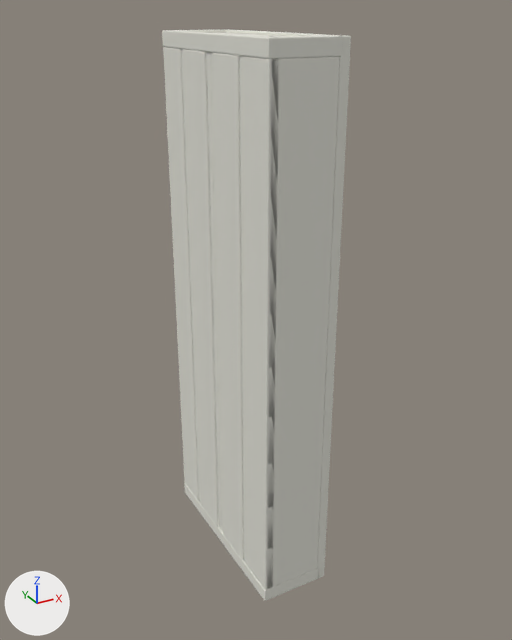
Two versions of the FBX model public/assets/fbx/ODF.FBX, one commit apart.
Both versions are drawn from a 50 mm camera at (-1.27, -2.38, 1.18) aimed at (0.03, -0.02, 0.0). Lighting does not change. The marker at lower left points along +X, +Y and +Z. Where no turn or scale is listed for an object, it has been applied to the vertices. Vertices at the same position are counted once.

Names of what the first picture shows: 'ODF机架0.3*0.84*2.2'.
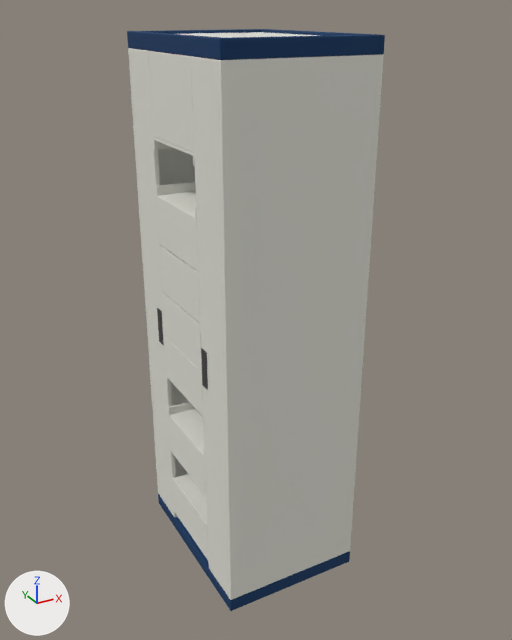
What differs and where, as boxes [x1, y1, x2, y2] in the pictures (512 x 640 px; the box of a moved part takes in the faces that stretch with it):
'ODF机架0.3*0.84*2.2', reshaped (36% wider)
    before: [162, 29, 351, 601]
    after: [127, 29, 385, 611]
part 1 of me_mesh, added
    after: [181, 32, 320, 38]
part 2 of me_mesh, moved or reshaped
    before: [162, 30, 278, 59]
    after: [127, 31, 228, 60]
part 3 of me_mesh, moved or reshaped
    before: [274, 56, 339, 586]
    after: [218, 54, 384, 600]
part 4 of me_mesh, moved or reshaped
    before: [211, 52, 281, 589]
    after: [227, 35, 382, 60]
part 5 of me_mesh, moved or reshaped (not visible before)
    after: [130, 48, 177, 517]
part 6 of me_mesh, moved or reshaped (not visible before)
    after: [148, 51, 194, 153]
part 7 of me_mesh, added
    after: [157, 308, 164, 345]
part 8 of me_mesh, added
    after: [201, 348, 208, 389]
part 9 of me_mesh, added
    after: [191, 56, 229, 597]
part 10 of me_mesh, moved or reshaped
    before: [184, 483, 270, 601]
    after: [158, 494, 236, 611]
part 11 of me_mesh, moved or reshaped
    before: [181, 49, 222, 530]
    after: [236, 552, 348, 609]
part 12 of me_mesh, added
    after: [140, 29, 262, 34]
part 13 of me_mesh, added (blue)
    after: [262, 29, 385, 54]
part 14 of me_mesh, added
    after: [128, 48, 195, 495]
part 15 of me_mesh, deleted
    before: [163, 29, 351, 599]
part 16 of me_mesh, added
    after: [153, 137, 208, 560]

The change, as a list of edits to the scene's bpy script:
```text
Change me_mesh:
    remove me_mesh.from_pydata(...)  # 2176 vertices, 4200 faces; spans x -0.15..0.15, y -0.42..0.42, z -1.1..1.1
    add me_mesh.from_pydata(...)  # 3968 vertices, 7760 faces; spans x -0.3..0.3, y -0.4..0.4, z -1.1..1.1
    me_mesh part 1: a new loose piece, a box spanning x -0.27..0.2764, y -0.3753..0.3795, z 1.0785..1.0885, in mat_material__545 (white #e5e4da)
    me_mesh part 2: the loose piece of 168 vertices spanning x -0.15..-0.11, y -0.42..0.42, z 1.04..1.1 is scaled about its middle by (0.717, 0.952, 1), then moved by (-0.15, 0.0, 0.0), in mat_14___default (dark blue #003562)
    me_mesh part 3: the loose piece of 168 vertices spanning x -0.11..0.11, y -0.42..-0.4, z -1.04..1.04 is scaled about its middle by (2.76, 1, 1), then moved by (0.0, 0.02, 0.0)
    me_mesh part 4: the loose piece of 168 vertices spanning x -0.14..-0.1, y -0.42..0.0, z -1.04..1.04 is multiplied about its middle by the matrix ((-0.004, -1.382, 0.0), (-0.717, 0.0, 0.0), (-0.006, 0.0, 0.026)), then moved by (0.12, -0.17, 1.07), in mat_14___default (dark blue #003562)
    me_mesh part 5: the loose piece of 168 vertices spanning x 0.13..0.15, y -0.38..0.38, z -1.04..1.04 is scaled about its middle by (-1, 0.247, 1), then moved by (-0.43, 0.28, 0.0)
    me_mesh part 6: the loose piece of 168 vertices spanning x -0.11..0.11, y 0.4..0.42, z -1.04..1.04 is multiplied about its middle by the matrix ((0.0, -1.0, 0.0), (1.725, 0.015, 0.0), (-0.001, 0.0, 0.144)), then moved by (-0.29, -0.41, 0.89)
    me_mesh part 7: a new loose piece, a box spanning x -0.3038..-0.2956, y 0.2003..0.2409, z -0.1324..0.0222, in mat_08___default (black #424242)
    me_mesh part 8: a new loose piece, a box spanning x -0.3038..-0.2956, y -0.2409..-0.2003, z -0.1324..0.0222, in mat_08___default (black #424242)
    me_mesh part 9: the loose piece of 168 vertices spanning x -0.11..0.11, y -0.42..-0.4, z -1.04..1.04 is copied, and the copy is multiplied about its middle by the matrix ((0.0, -1.0, 0.0), (-0.867, 0.003, 0.0), (0.0, 0.0, 1.0)), then moved by (-0.29, 0.13, 0.0); it spans x -0.3..-0.28, y -0.38..-0.19, z -1.04..1.04
    me_mesh part 10: the loose piece of 168 vertices spanning x -0.15..-0.11, y -0.42..0.42, z -1.1..-1.04 is scaled about its middle by (0.717, 0.952, -1), then moved by (-0.15, 0.0, 0.0), in mat_14___default (dark blue #003562)
    me_mesh part 11: the loose piece of 168 vertices spanning x -0.14..-0.1, y 0.0..0.42, z -1.04..1.04 is multiplied about its middle by the matrix ((-0.004, 1.379, 0.0), (-0.717, 0.0, 0.0), (0.006, 0.0, -0.026)), then moved by (0.12, -0.59, -1.07), in mat_14___default (dark blue #003562)
    me_mesh part 12: the loose piece of 168 vertices spanning x -0.15..-0.11, y -0.42..0.42, z 1.04..1.1 is copied, and the copy is turned -90 degrees about the z axis through its middle and scaled by 0.687, then moved by (0.13, 0.39, 0.0), in mat_14___default (dark blue #003562); it spans x -0.29..0.29, y 0.37..0.4, z 1.04..1.1
    me_mesh part 13: the loose piece of 168 vertices spanning x -0.15..-0.11, y -0.42..0.42, z 1.04..1.1 is copied, and the copy is scaled about its middle by (0.717, 0.952, 1), then moved by (0.42, 0.0, 0.0), in mat_14___default (dark blue #003562); it spans x 0.27..0.3, y -0.4..0.4, z 1.04..1.1
    me_mesh part 14: the loose piece of 168 vertices spanning x -0.11..0.11, y 0.4..0.42, z -1.04..1.04 is copied, and the copy is scaled about its middle by (2.76, 1, 1), then moved by (0.0, -0.02, 0.0); it spans x -0.3..0.3, y 0.38..0.4, z -1.04..1.04
    me_mesh part 15: 13 loose pieces with 1000 vertices, spanning x -0.15..0.15, y -0.42..0.42, z -1.1..1.1, are deleted
    me_mesh part 16: 1232 vertices added at x -0.3..0.3, y -0.19..0.19, z -1.0..0.74
    add me_mesh.materials.append(mat_14___default)  # dark blue #003562
    add me_mesh.materials.append(mat_08___default)  # black #424242
```
